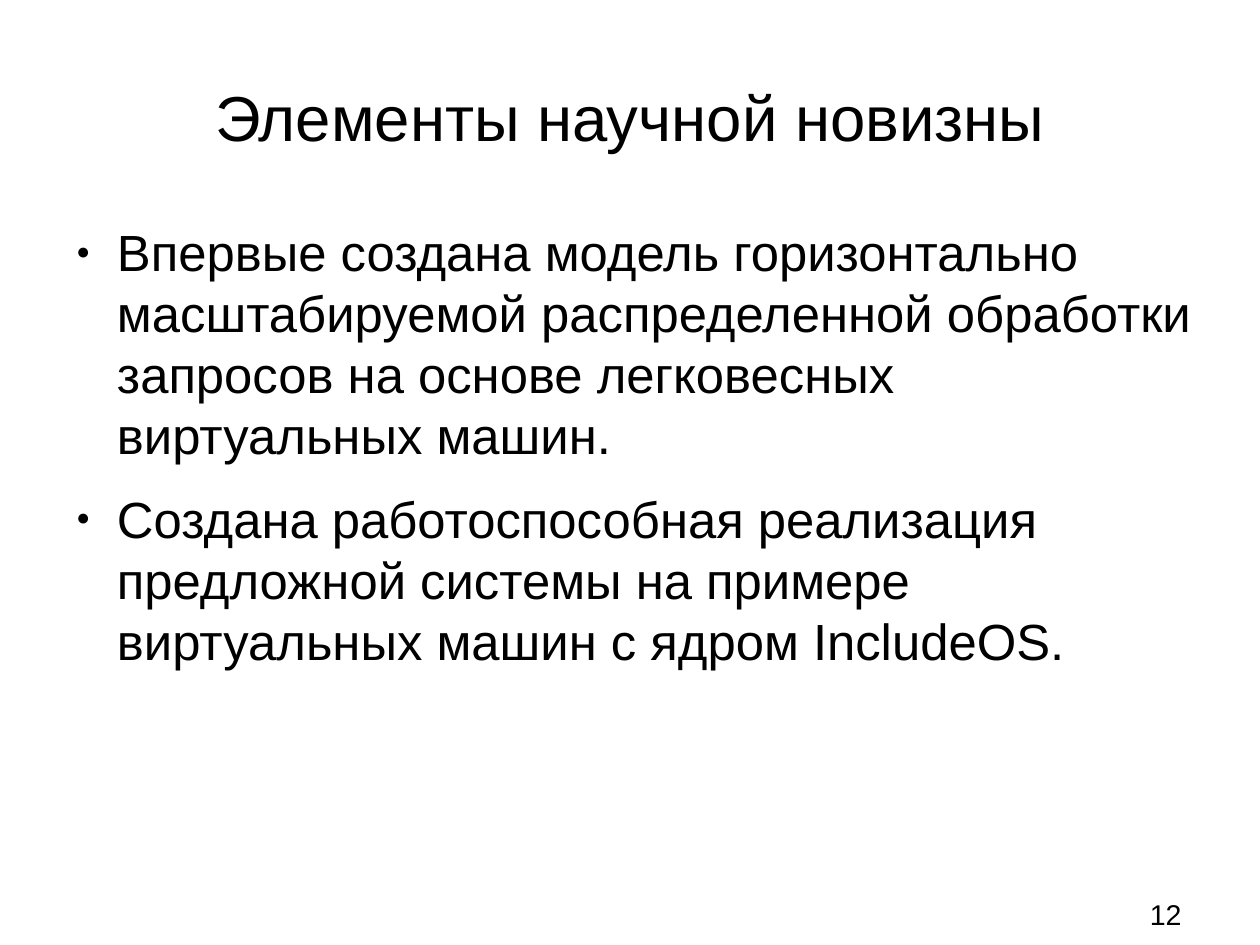
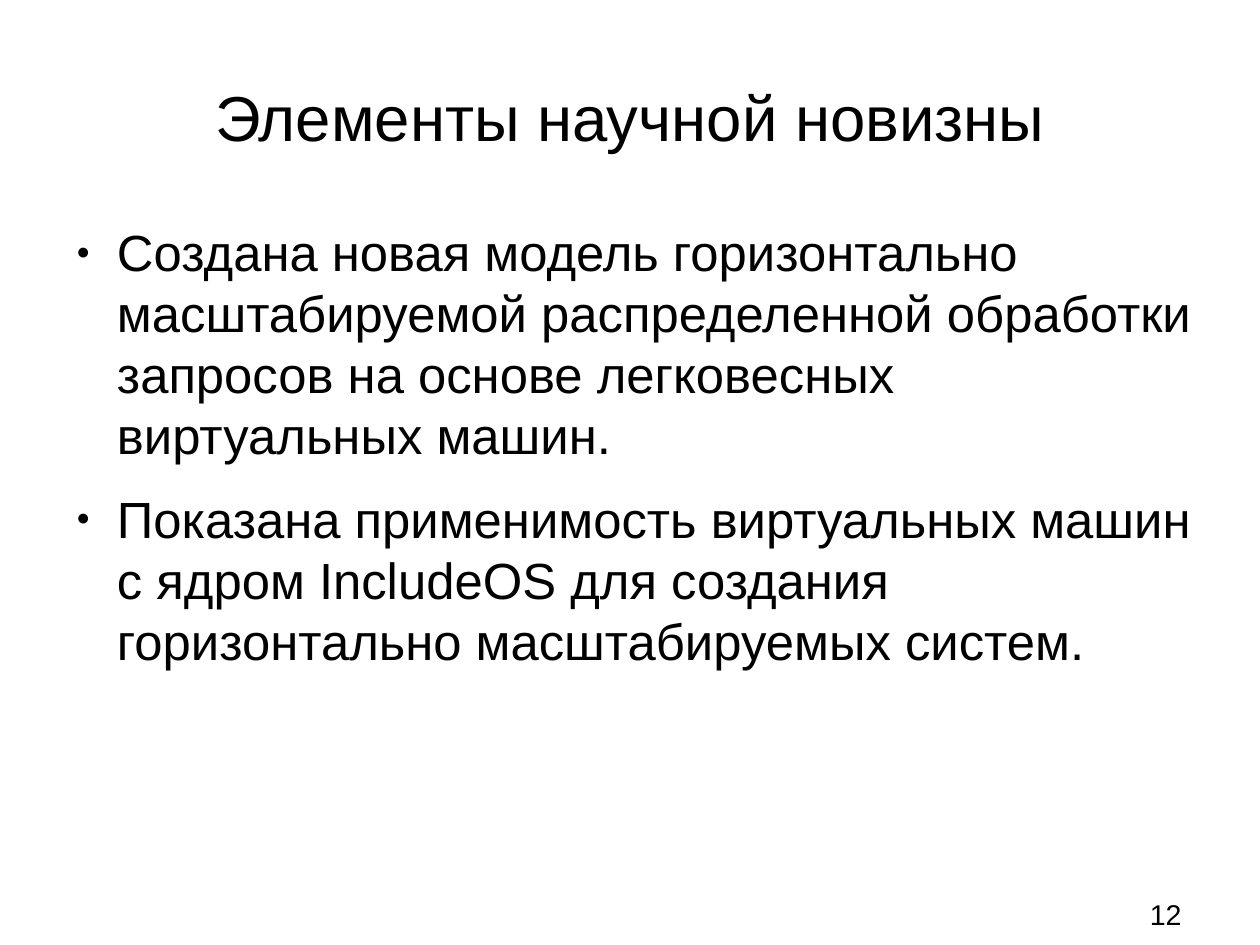
Before and after one commit to Ezembi/Diploma, a slide deck: slide 12 of Text/!Презентация.odp. Drawn at 1260x945 pixels with LibreOffice and Linux fonts; fonts in the diff are those of the drawing. Boxes give left, top, right and bottom in pixels: in the first picture for what was removed or moved away, otherwise in the second. Text is boxed around its words. In the diff, an @@ line names an element or a change of style, - is before the commit and + after.

```diff
--- a/Text/!Презентация.odp
+++ b/Text/!Презентация.odp
@@ text at (x1=117, y1=235, x2=1191, y2=670): text changed @@
-● Впервые создана модель горизонтально масштабируемой распределенной обработки запросов на основе легковесных виртуальных машин.
-● Создана работоспособная реализация предложной системы на примере виртуальных машин с ядром IncludeOS.
+● Создана новая модель горизонтально масштабируемой распределенной обработки запросов на основе легковесных виртуальных машин.
+● Показана применимость виртуальных машин с ядром IncludeOS для создания горизонтально масштабируемых систем.
```
Also in this commit, not shown: 4 other slides changed, 3 slides added, 2 slides removed, 6 other files.
